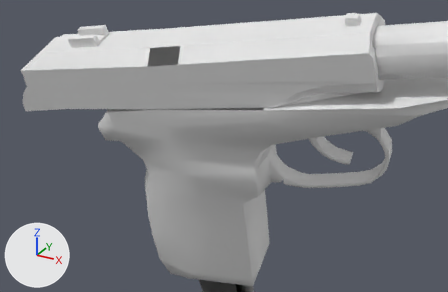
Before and after pictures for a commit that changed the OBJ model Vertex_Animation_Compiler/Assets/Makarov_Pistol_Reload185.obj.
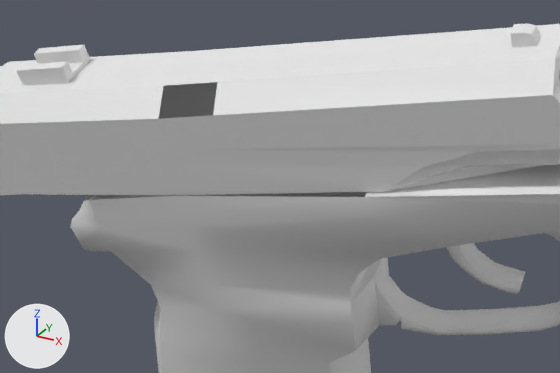
Old and new are each drawn from a camera (50 mm lens) standing at (0.4653, -0.3084, 0.0093) and looking at (0.3678, -0.1311, -0.0794) and again close up on the part from 13% to 83% of the width and 0% to 72% of the height. Lighting does not change. The marker at lower left points along +X, +Y and +Z. Where no turn or scale is listed for an object, it has been applied to the vertices.

The first close-up shows 'Rest_of_the_gun_Sphere', 'Top_Slider_Sphere.001'.
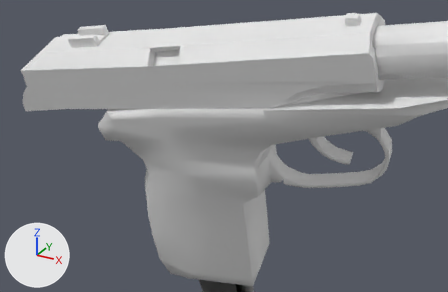
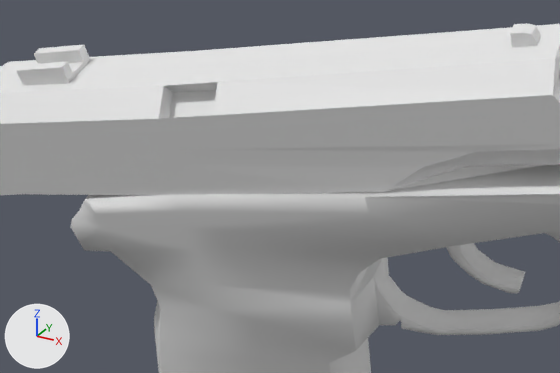
The change, as a diff of the scene's bpy script:
```diff
--- a/Vertex_Animation_Compiler/Assets/Makarov_Pistol_Reload185.obj.py
+++ b/Vertex_Animation_Compiler/Assets/Makarov_Pistol_Reload185.obj.py
@@ me_rest_of_the_gun_sphere @@
 me_rest_of_the_gun_sphere.from_pydata(...)  # 272 vertices, 519 faces; spans x 0.3126..0.4596, y -0.1389..-0.0831, z -0.1594..-0.0268
 # used by ob_rest_of_the_gun_sphere; location = (0.0, 0.0, 0.0)
 # verts and faces of me_rest_of_the_gun_sphere; kept vertices keep their numbers, new ones are numbered from 272
 # before: 164 (0.3801, -0.1091, -0.0552), 166 (0.3217, -0.1389, -0.0724) at pixel (84, 200), 175 (0.323, -0.1389, -0.072) at pixel (89, 199), 178 (0.3836, -0.133, -0.0624) at pixel (364, 196), 179 (0.3435, -0.1371, -0.0681) at pixel (174, 195)
 # before: 180 (0.3196, -0.115, -0.0647), 181 (0.34, -0.1132, -0.0608), 183 (0.3182, -0.115, -0.0651)
+# me_rest_of_the_gun_sphere part 1
+faces += [(164, 181, 179), (175, 179, 181), (166, 175, 183), (164, 179, 178), (175, 181, 180), (175, 180, 183)]
@@ me_top_slider_sphere_001 @@
 me_top_slider_sphere_001.from_pydata(...)  # 127 vertices, 227 faces; spans x 0.28..0.4195, y -0.1473..-0.1089, z -0.0777..-0.0294
 # used by ob_top_slider_sphere_001; location = (0.0, 0.0, 0.0)
 # verts and faces of me_top_slider_sphere_001; kept vertices keep their numbers, new ones are numbered from 127
 # before: 65 (0.3555, -0.1405, -0.0488) at pixel (213, 115), 68 (0.344, -0.1418, -0.0508) at pixel (158, 118), 76 (0.3543, -0.1368, -0.0435) at pixel (217, 82), 77 (0.3428, -0.138, -0.0454) at pixel (163, 85)
+# me_top_slider_sphere_001 part 2
+verts[127] = (0.3556, -0.1375, -0.0509)
+verts[128] = (0.344, -0.1388, -0.0529)
+verts[129] = (0.3544, -0.1338, -0.0456)
+verts[130] = (0.3428, -0.135, -0.0475)  # pixel (173, 92)
+faces += [(65, 128, 68), (127, 129, 130), (76, 77, 129), (65, 129, 127), (77, 128, 130), (65, 127, 128)]
+faces += [(127, 130, 128), (77, 130, 129), (65, 76, 129), (68, 128, 77)]
```

Boxes [x1, y1, x2, y2] around the edits, measured in the close-ups (560 x 373 px):
part 1 of me_rest_of_the_gun_sphere, added
    after: [85, 192, 367, 200]
part 2 of me_top_slider_sphere_001, added
    after: [159, 82, 217, 119]
